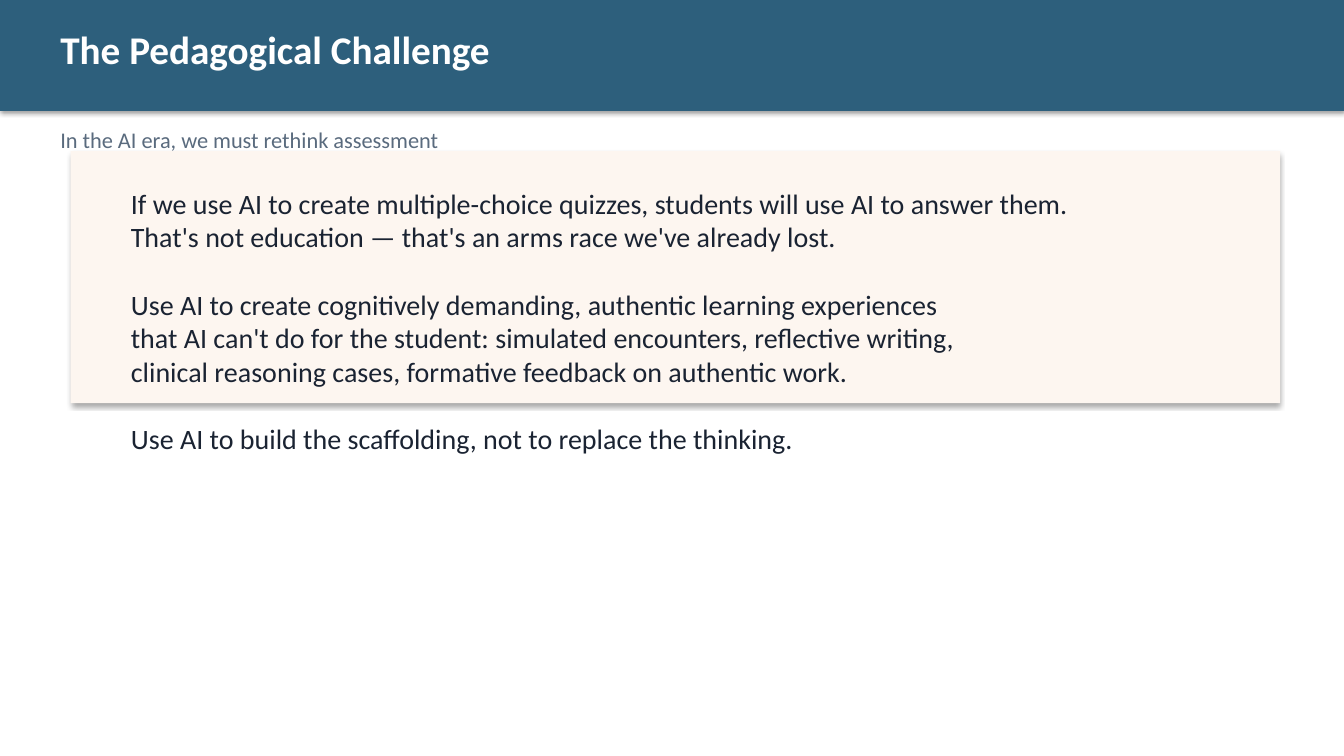
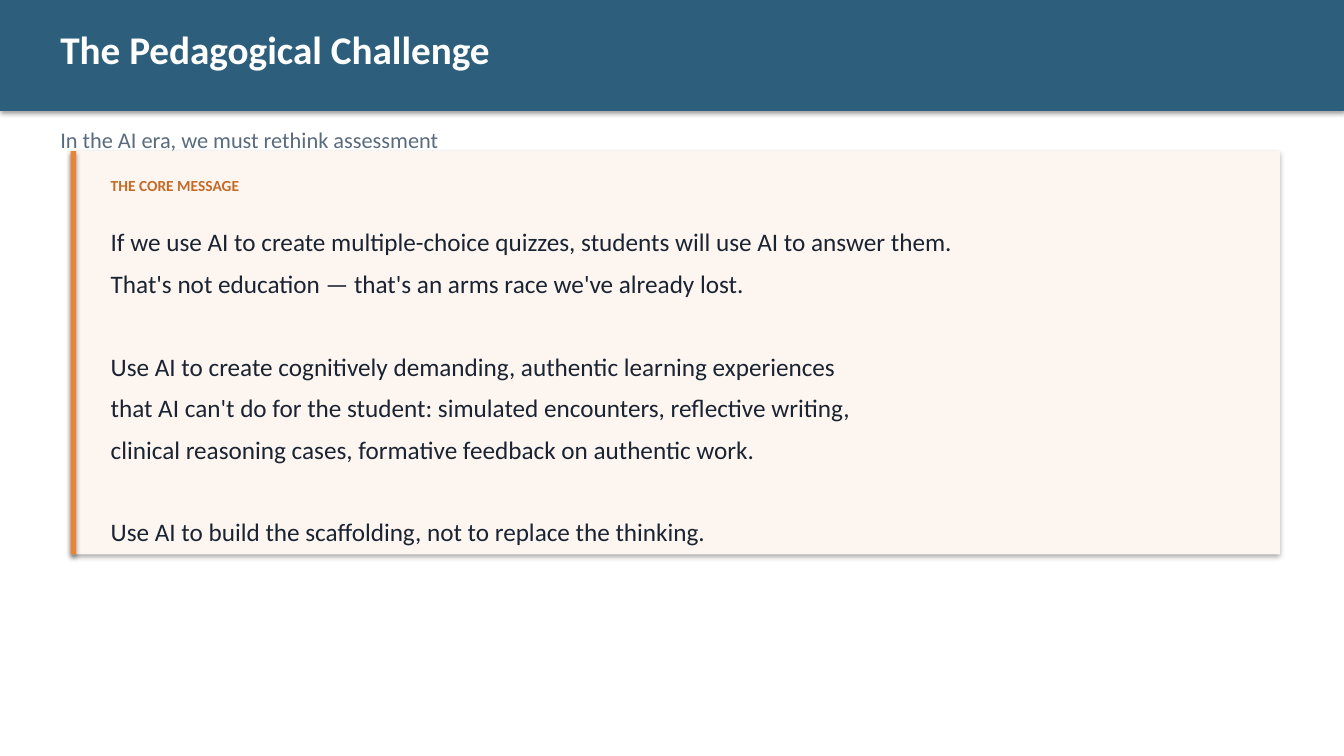
Before and after one commit to diana-brewer/digital-learning-unlocked, a slide deck: slide 9 of Digital Learning Unlocked - Slide Deck.pptx. Drawn at 1344x756 pixels with LibreOffice and Linux fonts; fonts in the diff are those of the drawing. Boxes give left, top, right and bottom in pixels: in the first picture for what was removed or moved away, otherwise in the second. Text is boxed around its words. In the diff, an @@ line names an element or a change of style, - is before the commit and + after.

```diff
--- a/Digital Learning Unlocked - Slide Deck.pptx
+++ b/Digital Learning Unlocked - Slide Deck.pptx
@@ rectangle: place and size @@
-rectangle at (71,151,1280,403)
+rectangle at (71,151,1280,555)
@@ rectangle added at (71,151,77,555), fill #E8833A @@
@@ text added at (111,181,239,191), 11 pt, text #C66A28, bold @@
+THE CORE MESSAGE
@@ text at (111,233,952,546): text changed; size 20 to 18 pt @@
-If we use AI to create multiple-choice quizzes, students will use AI to answer them.
-That's not education — that's an arms race we've already lost.
-Use AI to create cognitively demanding, authentic learning experiences
-that AI can't do for the student: simulated encounters, reflective writing,
-clinical reasoning cases, formative feedback on authentic work.
-Use AI to build the scaffolding, not to replace the thinking.
+If we use AI to create multiple-choice quizzes, students will use AI to answer them.
+That's not education — that's an arms race we've already lost.
+Use AI to create cognitively demanding, authentic learning experiences
+that AI can't do for the student: simulated encounters, reflective writing,
+clinical reasoning cases, formative feedback on authentic work.
+Use AI to build the scaffolding, not to replace the thinking.
```
Also in this commit, not shown: 20 other slides changed.
